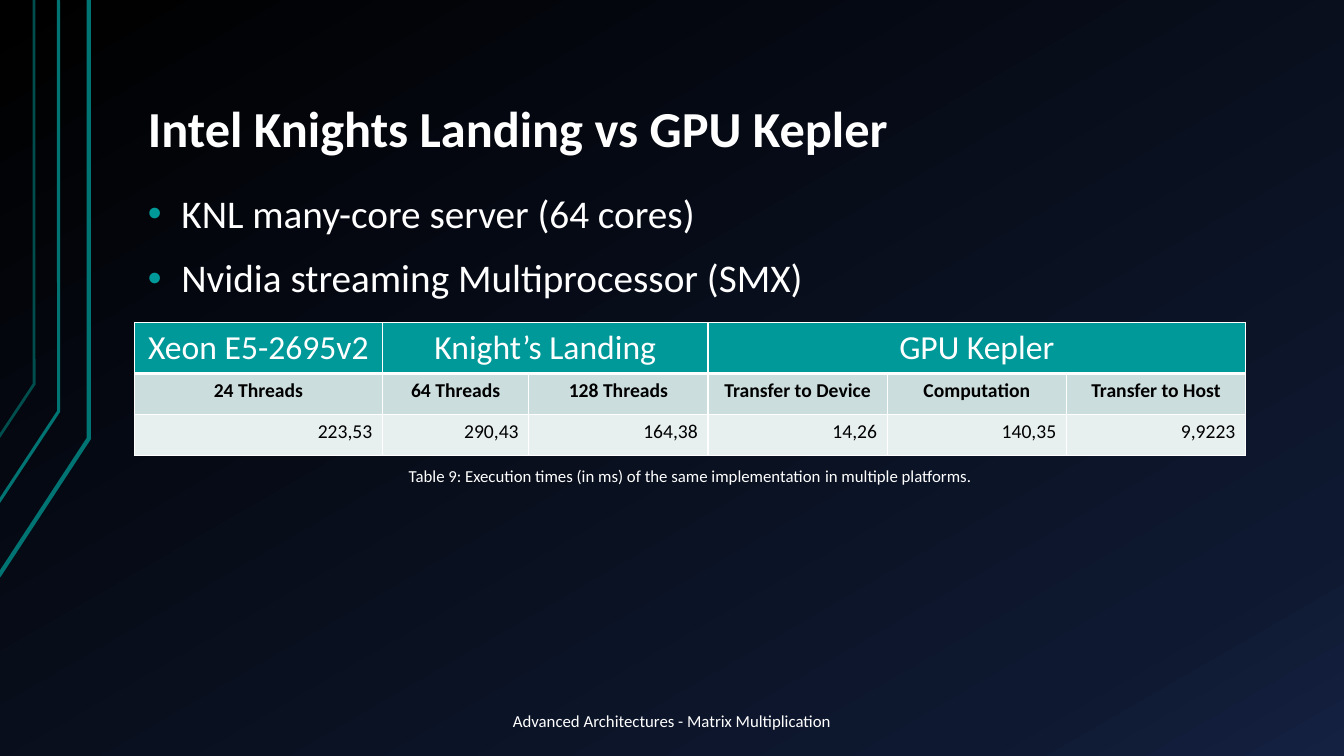
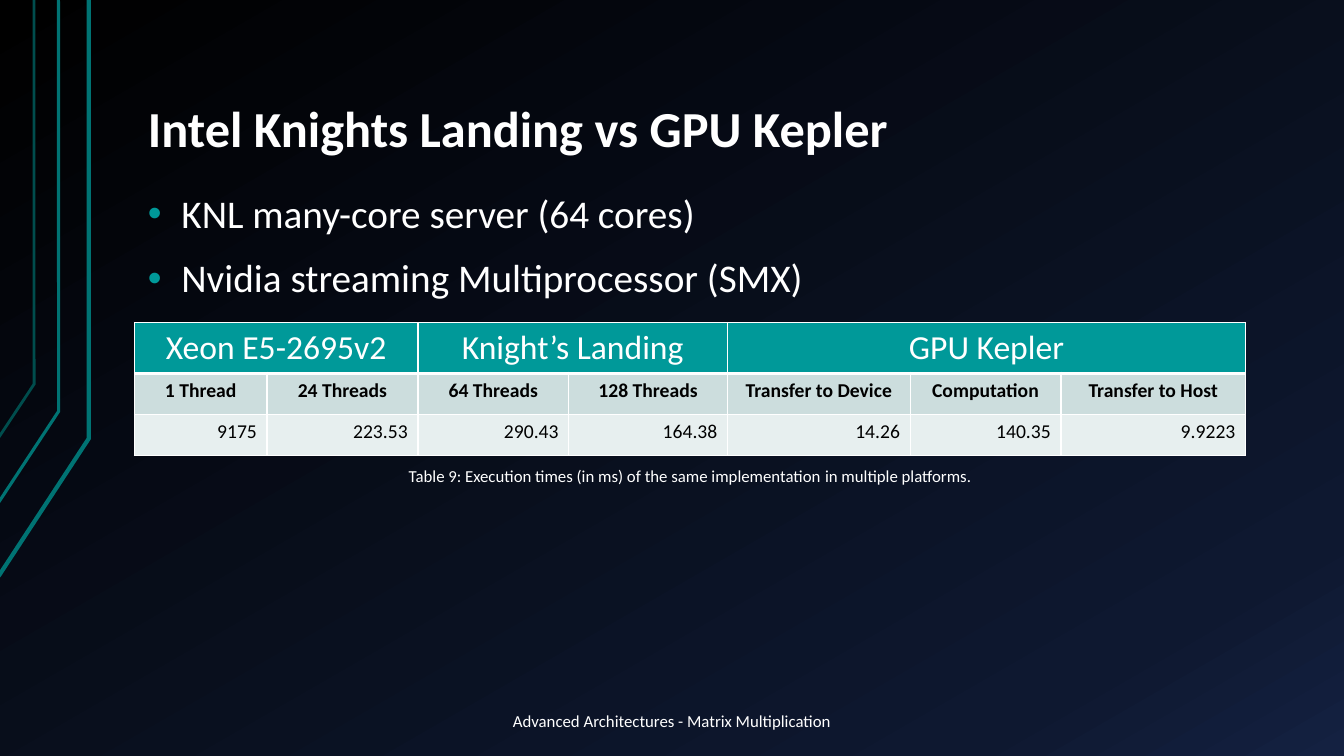
Before and after one commit to Frodo061/RegMatrix-Multiplication, a slide deck: slide 9 of AA_WorkAssignment_Pres.pptx. Drawn at 1344x756 pixels with LibreOffice and Linux fonts; fonts in the diff are those of the drawing. Boxes give left, top, right and bottom in pixels: in the first picture for what was removed or moved away, otherwise in the second. Text is boxed around its words. In the diff, an @@ line names an element or a change of style, - is before the commit and + after.

```diff
--- a/AA_WorkAssignment_Pres.pptx
+++ b/AA_WorkAssignment_Pres.pptx
@@ table at <box>134,323,1246,455</box> @@
-column 1: Xeon E5-2695v2 | 24 Threads | 223,53
-column 2: Knight’s Landing | 64 Threads | 290,43
-column 3:  | 128 Threads | 164,38
-column 4: GPU Kepler | Transfer to Device | 14,26
-column 5:  | Computation | 140,35
-column 6:  | Transfer to Host | 9,9223
+column 1: Xeon E5-2695v2 | 1 Thread | 9175
+column 2:  | 24 Threads | 223.53
+column 3: Knight’s Landing | 64 Threads | 290.43
+column 4:  | 128 Threads | 164.38
+column 5: GPU Kepler | Transfer to Device | 14.26
+column 6:  | Computation | 140.35
+column 7:  | Transfer to Host | 9.9223
```
Also in this commit, not shown: 2 other slides changed.
